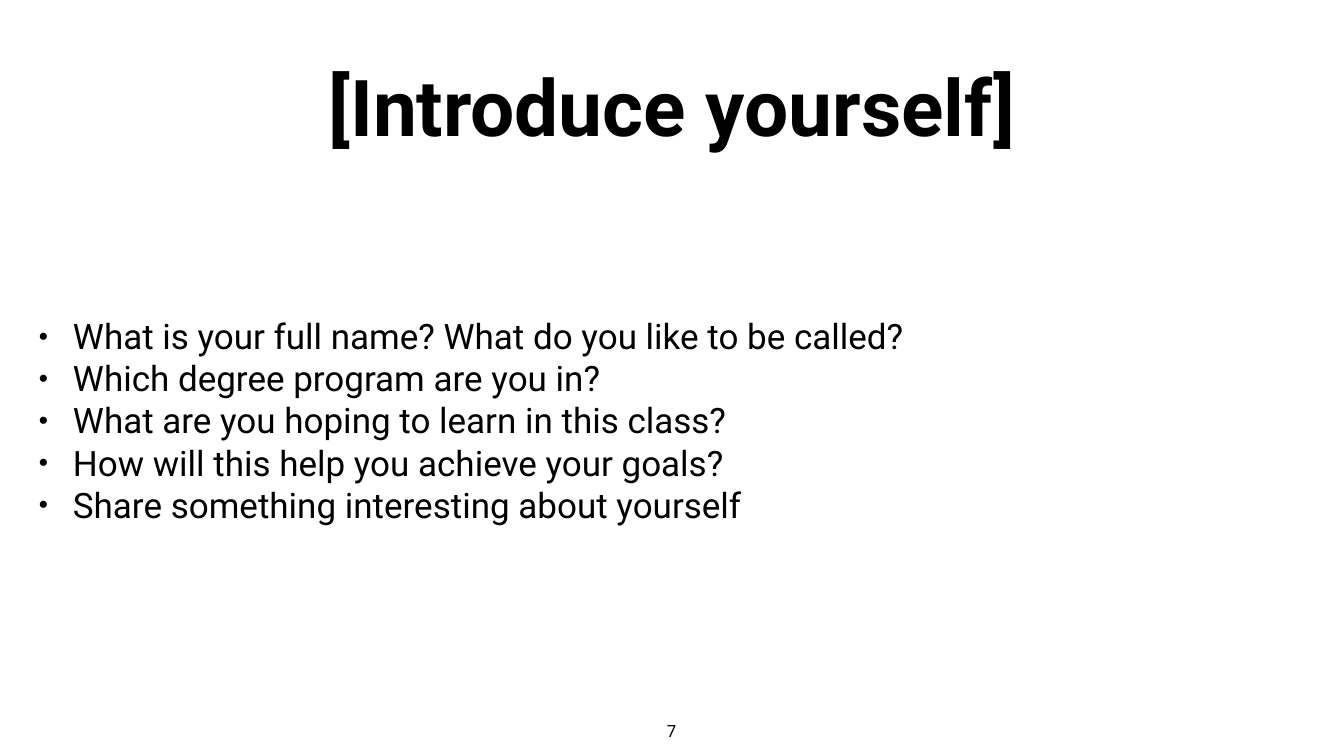
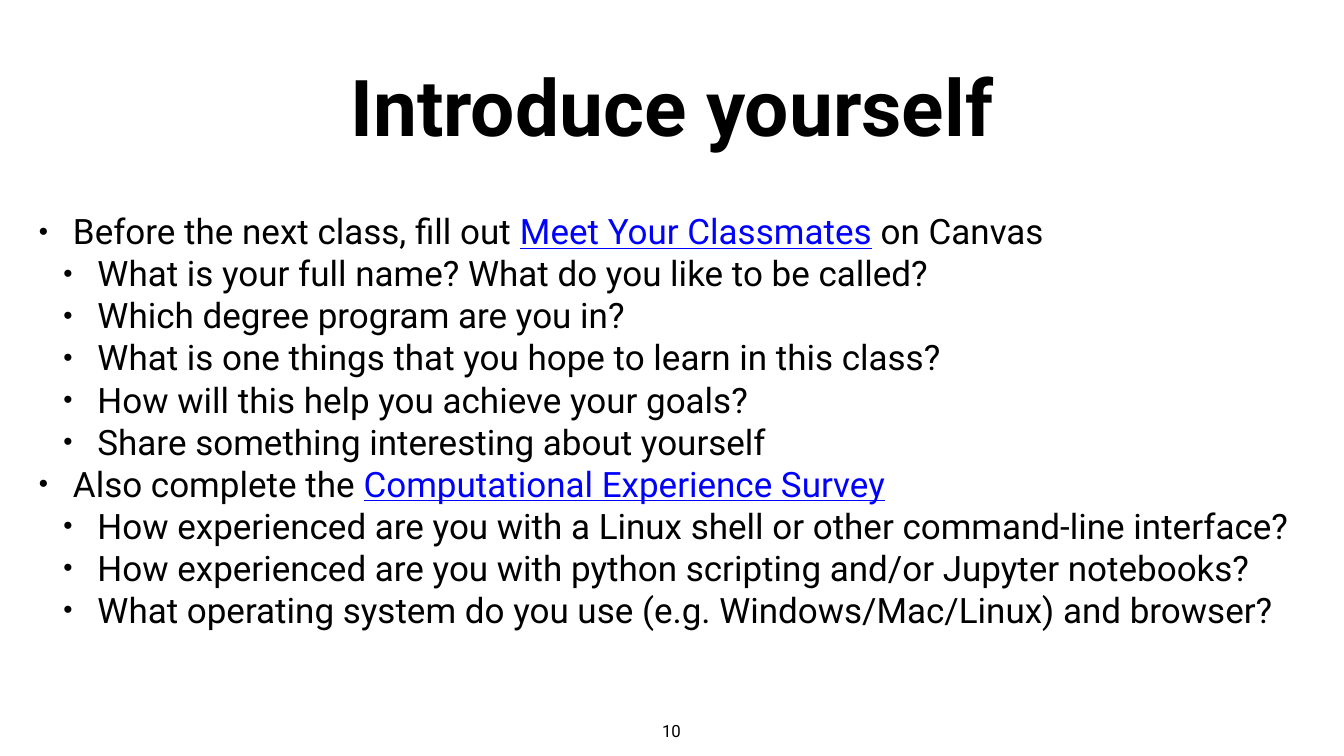
Before and after one commit to anirudhatalmale6-alt/Chem456-2026S, a slide deck: slide 10 of slides/0112-Introduction.pptx (slide 7 before the commit). Drawn at 1344x756 pixels with LibreOffice and Linux fonts; fonts in the diff are those of the drawing. Boxes give left, top, right and bottom in pixels: in the first picture for what was removed or moved away, otherwise in the second. Text is boxed around its words. In the diff, an @@ line names an element or a change of style, - is before the commit and + after.

```diff
--- a/slides/0112-Introduction.pptx
+++ b/slides/0112-Introduction.pptx
@@ title at (351, 76, 993, 153): text changed @@
-[Introduce yourself]
+Introduce yourself
@@ text at (73, 217, 1044, 249): paragraph added @@
+• Before the next class, fill out Meet Your Classmates on Canvas
@@ text at (97, 259, 928, 463): list level 1 to 2 in "What is your full name? ..."; list level 1 to 2 in "Which degree program are you ..."; list level 1 to 2 in "How will this help you ..."; list level 1 to 2 in "Share something interesting about yourself" @@
@@ text at (97, 343, 940, 378): text changed @@
-• What are you hoping to learn in this class?
+  • What is one things that you hope to learn in this class?
@@ text at (73, 470, 1287, 631): paragraphs added @@
+• Also complete the Computational Experience Survey
+  • How experienced are you with a Linux shell or other command-line interface?
+  • How experienced are you with python scripting and/or Jupyter notebooks?
+  • What operating system do you use (e.g. Windows/Mac/Linux) and browser?
@@ page number at (662, 725, 681, 737): text changed @@
-7
+10
```
Also in this commit, not shown: 2 other slides changed, 16 slides added, 6 slides removed, 2 other files.
